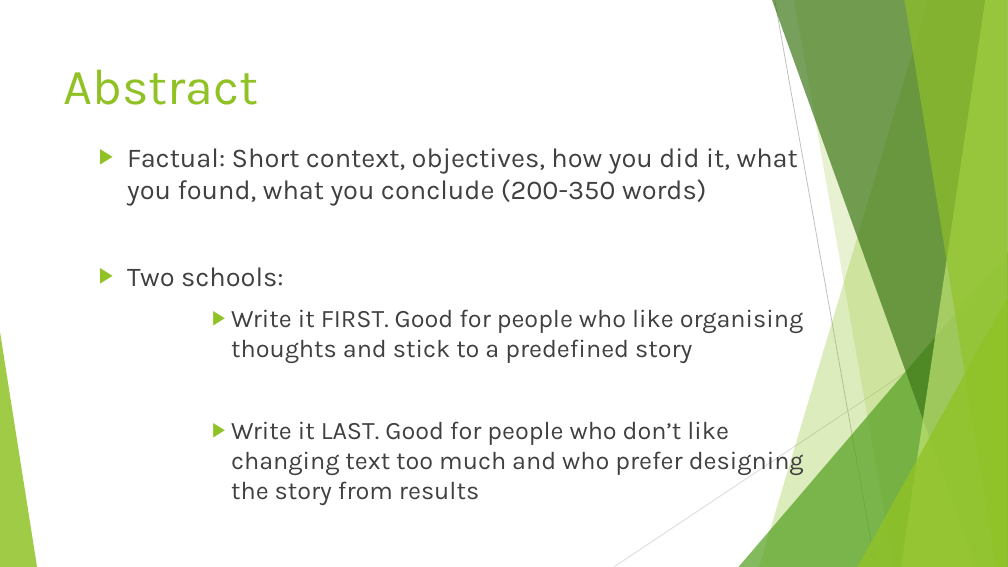
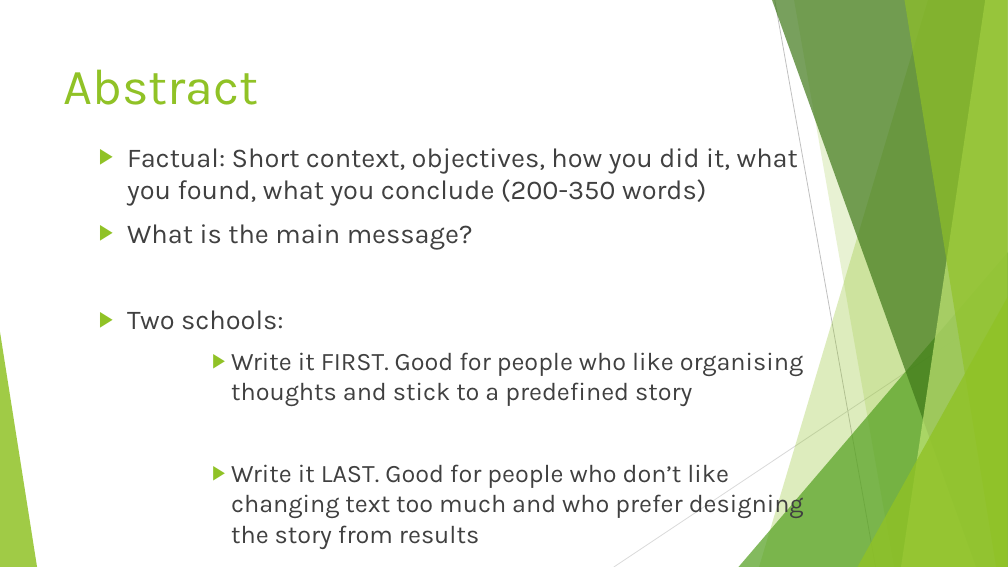
Before and after one commit to auponchon/Writing_a_draft, a slide deck: slide 6 of How to write a first draft.pptx. Drawn at 1008x567 pixels with LibreOffice and Linux fonts; fonts in the diff are those of the drawing. Boxes give left, top, right and bottom in pixels: in the first picture for what was removed or moved away, otherwise in the second. Text is boxed around its words. In the diff, an @@ line names an element or a change of style, - is before the commit and + after.

```diff
--- a/How to write a first draft.pptx
+++ b/How to write a first draft.pptx
@@ text at (x1=127, y1=224, x2=473, y2=249): paragraph added @@
+▶ What is the main message?
```
Also in this commit, not shown: 4 other slides changed.
